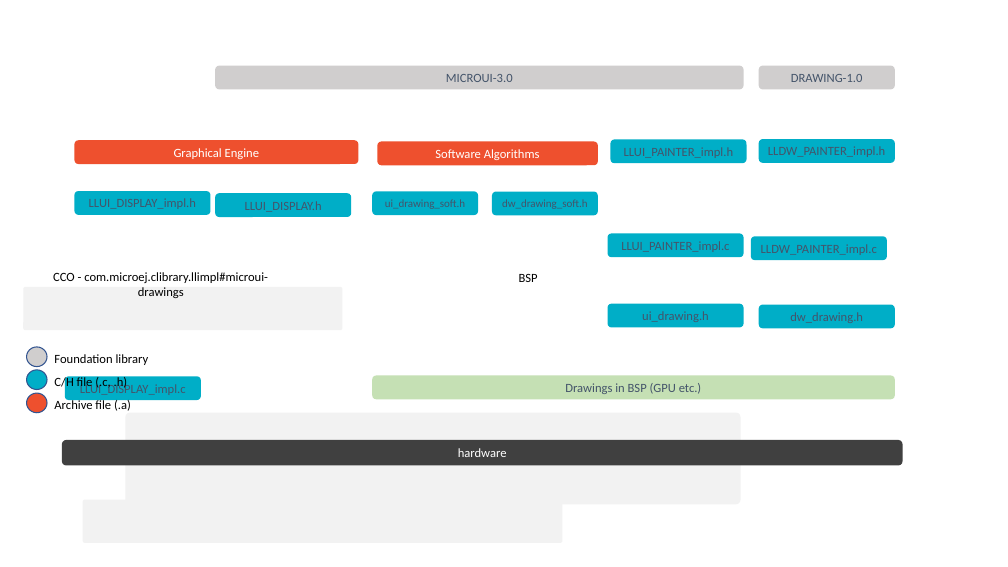
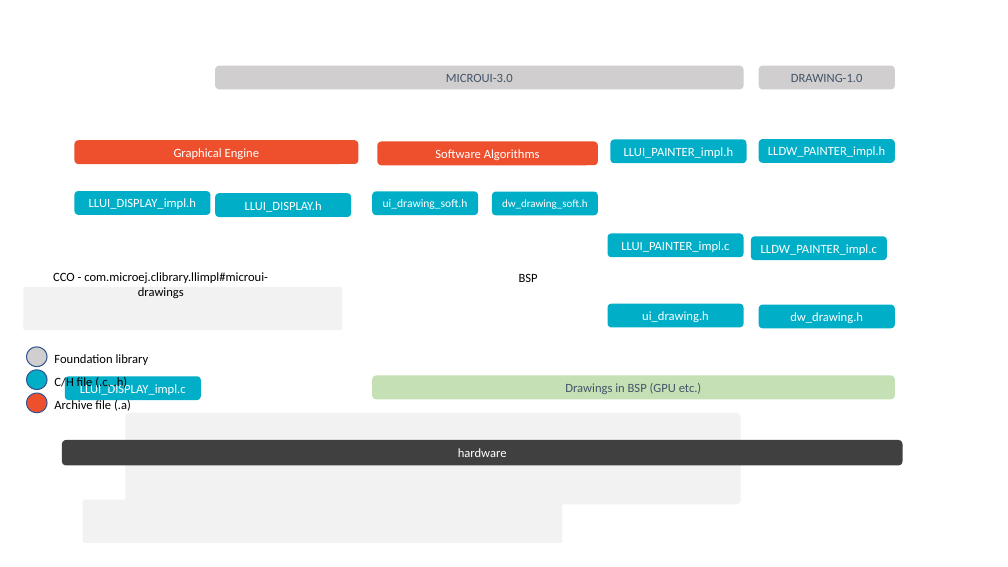
Before and after one commit to gbalan-microej/docs, a slide deck: slide 6 of PlatformDeveloperGuide/images/uiLL.pptx. Drawn at 1008x567 pixels with LibreOffice and Linux fonts; fonts in the diff are those of the drawing. Boxes give left, top, right and bottom in pixels: in the first picture for what was removed or moved away, otherwise in the second. Text is boxed around its words. In the diff, an @@ line names an element or a change of style, - is before the commit and + after.

Commit message:
fix + display chronograms

```diff
--- a/PlatformDeveloperGuide/images/uiLL.pptx
+++ b/PlatformDeveloperGuide/images/uiLL.pptx
@@ rounded rectangle "ui_drawing_soft.h" at bbox=[372, 191, 478, 215]: size 10.5 to 11 pt, text colour #44546A to #FFFFFF @@
@@ text colour #44546A to #FFFFFF in 10 elements at bbox=[74, 191, 210, 215], bbox=[611, 139, 747, 163], bbox=[608, 304, 744, 327], bbox=[608, 234, 744, 257], bbox=[216, 194, 352, 217], bbox=[751, 237, 887, 260], bbox=[759, 139, 895, 163], bbox=[65, 377, 201, 400], bbox=[759, 305, 895, 328], bbox=[492, 191, 598, 215] @@
```
Also in this commit, not shown: 5 other slides changed, 21 other files.
